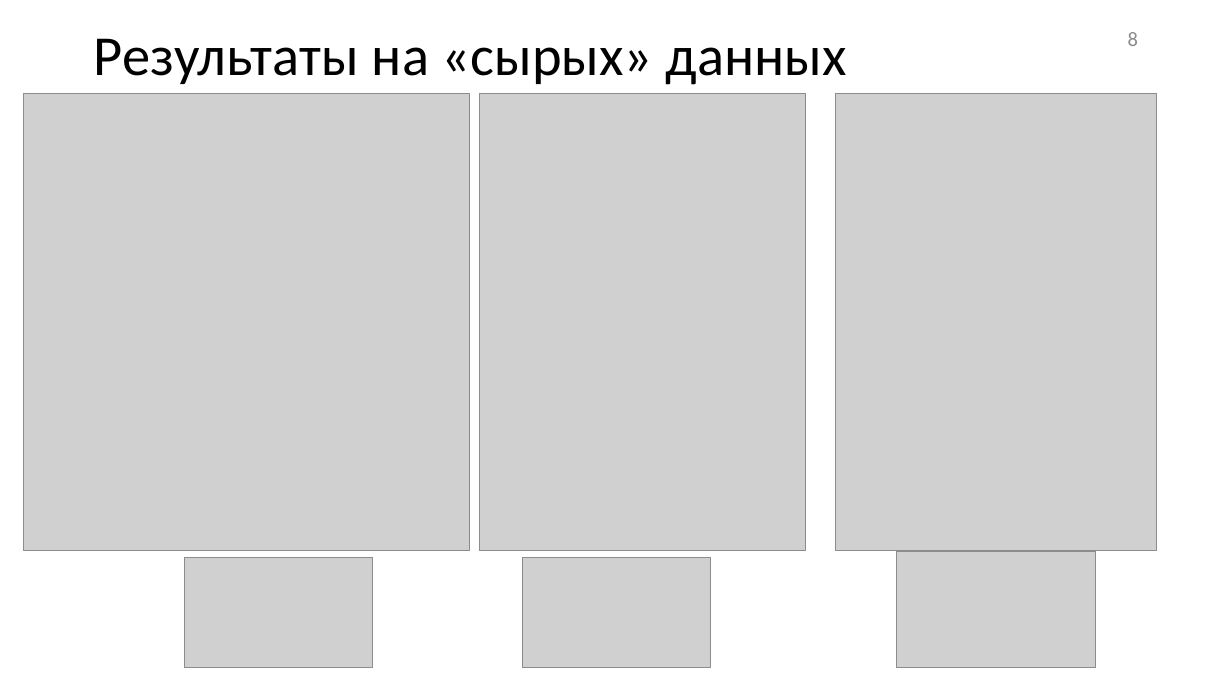
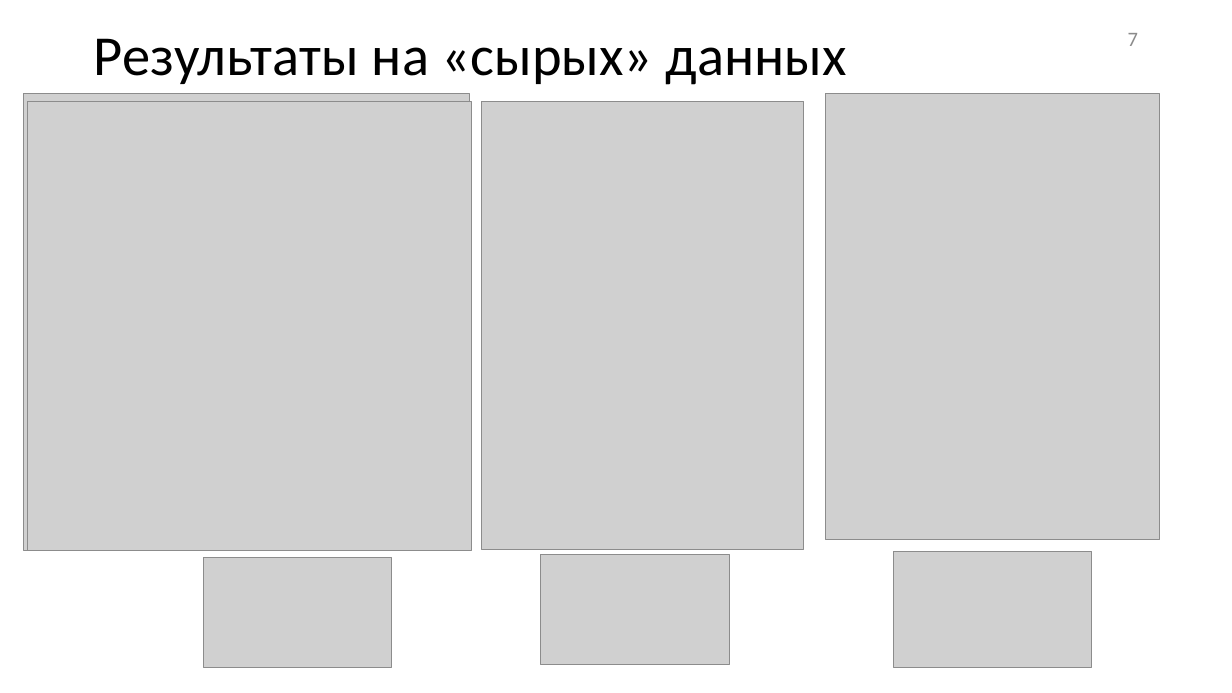
Before and after one commit to desoo40/mai_labs, a slide deck: slide 7 of diploma/00 Отчетность/0 Текст и презентация/Применение_графов_для_классификации.pptx (slide 8 before the commit). Drawn at 1232x693 pixels with LibreOffice and Linux fonts; fonts in the diff are those of the drawing; grey boxes stand for pictures. Boxes give left, top, right and bottom in pixels: in the first picture for what was removed or moved away, otherwise in the second. Text is boxed around its words. In the diff, an @@ line names an element or a change of style, - is before the commit and + after.

```diff
--- a/diploma/00 Отчетность/0 Текст и презентация/Применение_графов_для_классификации.pptx
+++ b/diploma/00 Отчетность/0 Текст и презентация/Применение_графов_для_классификации.pptx
@@ page number at (1128, 33, 1138, 46): text changed @@
-8
+7
@@ picture added at (28, 101, 471, 551) @@
@@ picture: place and size @@
-picture at (480, 93, 806, 551)
+picture at (482, 101, 804, 549)
@@ picture: place and size @@
-picture at (836, 93, 1157, 551)
+picture at (826, 93, 1161, 539)
@@ picture: place and size @@
-picture at (185, 558, 373, 668)
+picture at (203, 558, 392, 668)
@@ picture: place and size @@
-picture at (522, 558, 711, 668)
+picture at (541, 555, 729, 665)
@@ picture: place and size @@
-picture at (897, 551, 1096, 667)
+picture at (894, 551, 1092, 667)
```
Also in this commit, not shown: 6 other slides changed, 1 slide added, 51 other files.
